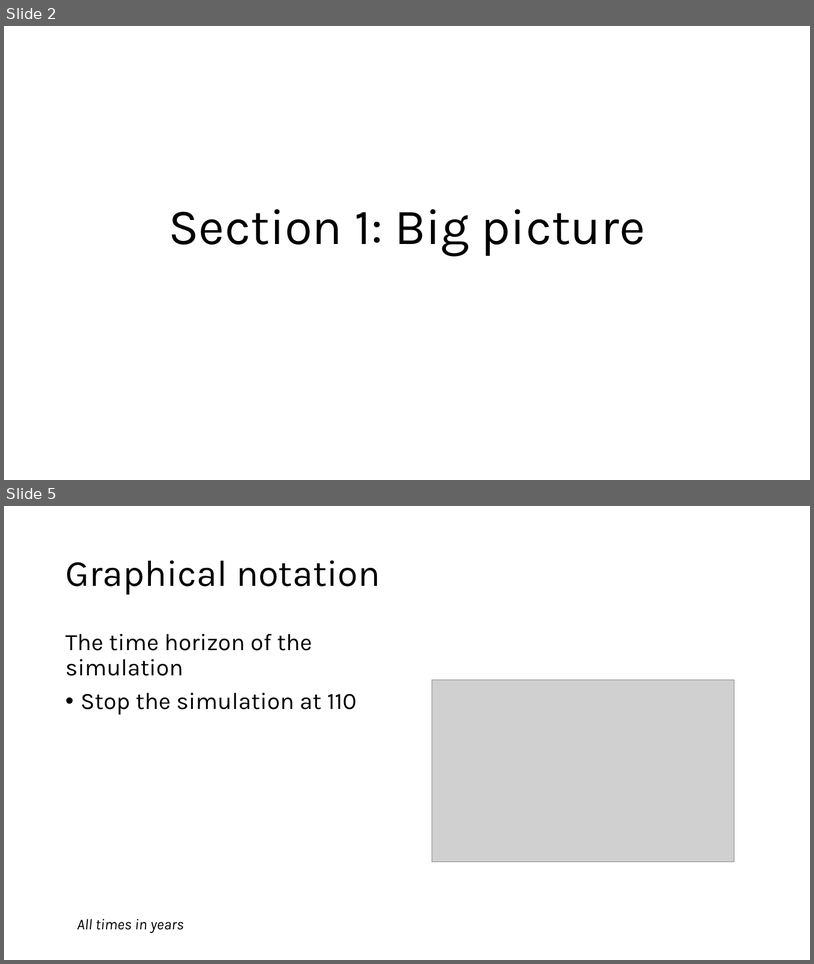
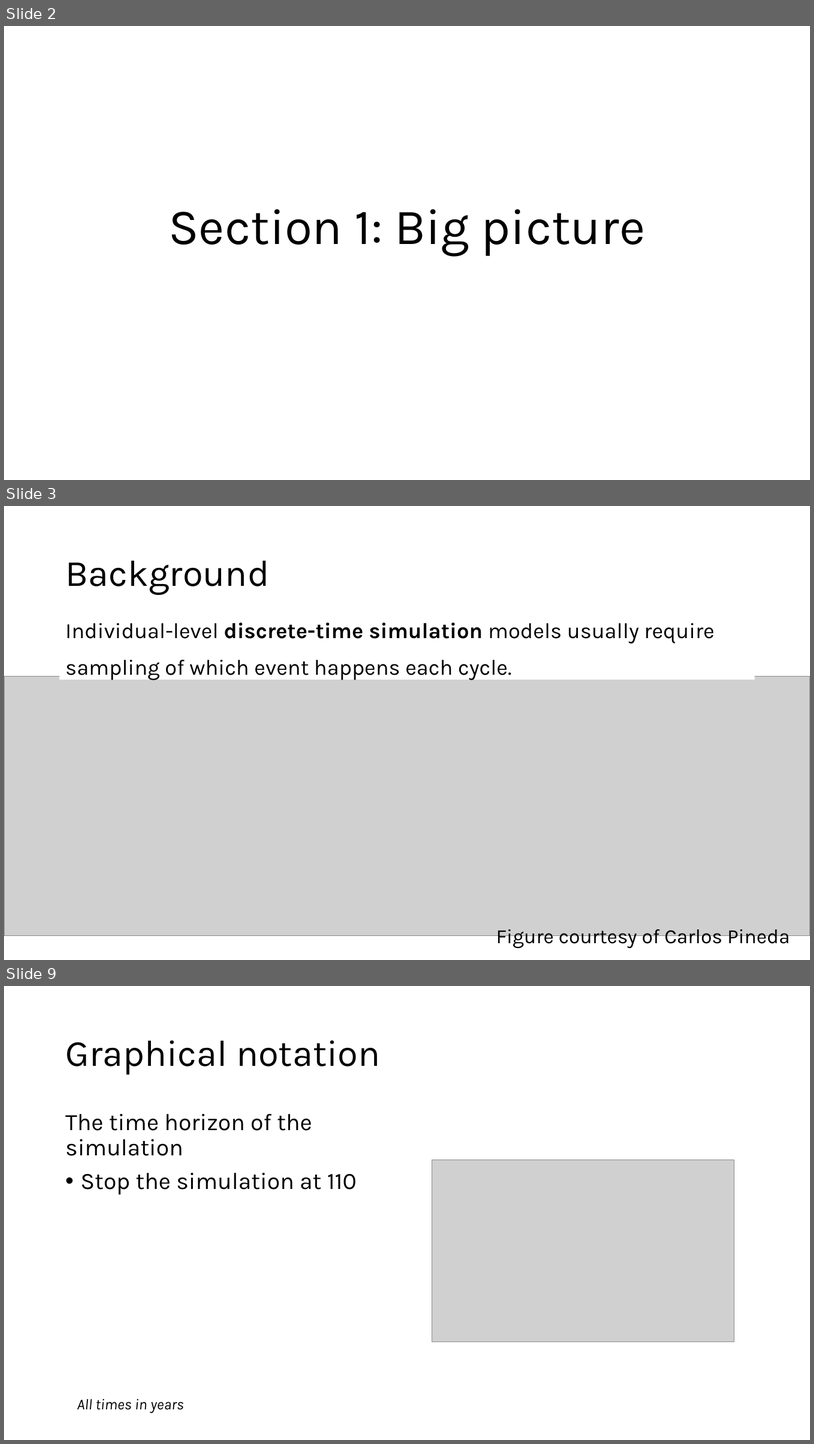
Before and after one commit to ttrikalin/des-R-course, a slide deck: master_files/materials/01_DES.pptx. Shown one above the other, each under a label of ours: slides 2 and 5 before the commit, slides 2, 3 and 9 after it; the slides between them are not shown. The pictures are 814x964 and 814x1444 pixels, drawn with LibreOffice and Linux fonts; fonts in the diff are those of the drawing; grey boxes stand for pictures. Boxes give left, top, right and bottom in pixels: in the first picture for what was removed or moved away, otherwise in the second. Text is boxed around its words. In the diff, an @@ line names an element or a change of style, - is before the commit and + after.

```diff
--- a/master_files/materials/01_DES.pptx
+++ b/master_files/materials/01_DES.pptx
@@ slide 3 added at box(4, 506, 810, 960), background #FFFFFF @@
@@ title added at box(65, 561, 269, 595), 44 pt, text #000000 @@
+Background
@@ text added at box(60, 603, 755, 679), fill #FFFFFF, 25.9 pt, text #000000 @@
+Individual-level discrete-time simulation models usually require sampling of which event happens each cycle.
@@ picture added at box(4, 676, 810, 936) @@
@@ text added at box(497, 929, 791, 948), 24 pt, text #000000 @@
+Figure courtesy of Carlos Pineda
@@ what was slide 5 is now slide 9 @@
```
Also in this commit, not shown: 4 slides changed, 6 other slides added, 2 slides removed, 7 other files.
